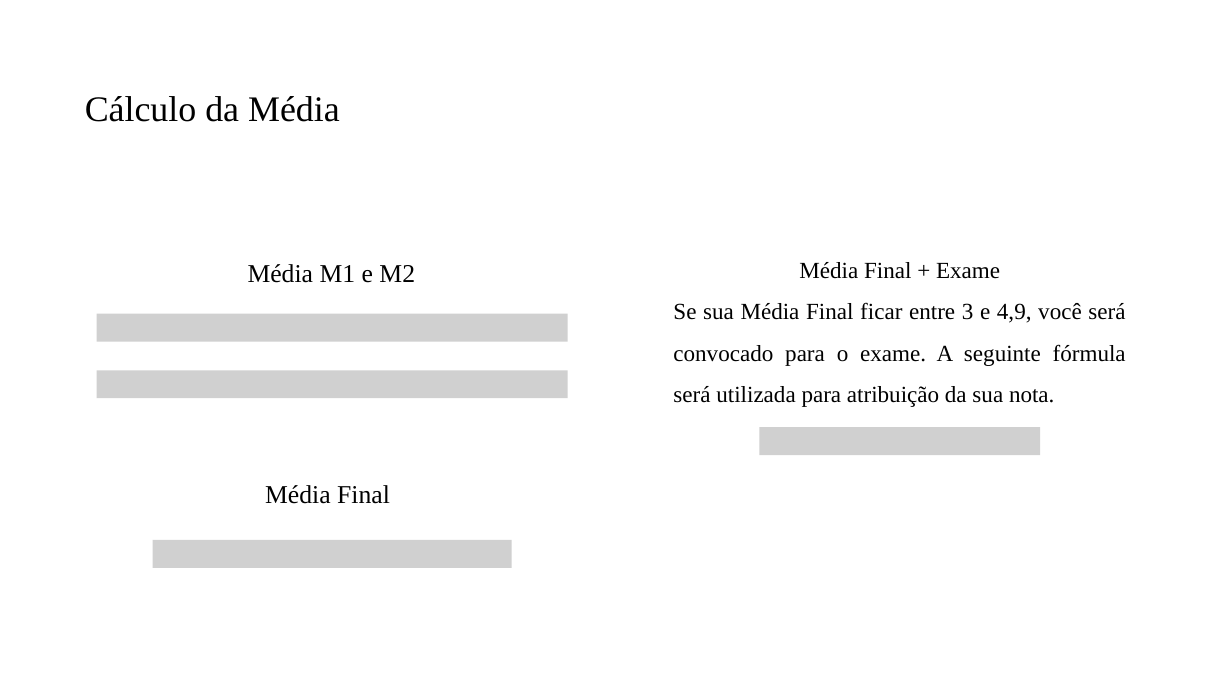
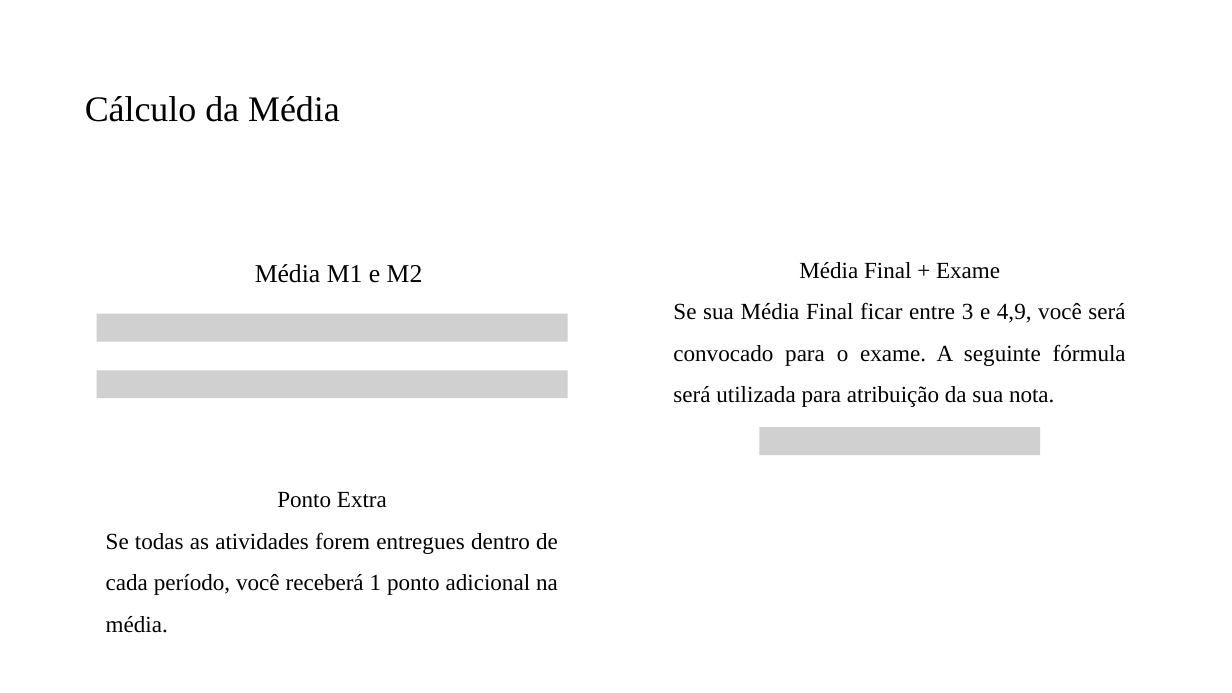
Before and after one commit to PedroMiho/UMC, a slide deck: slide 3 of Lógica e Programação/Módulo 01 - HTML e CSS/Aula 01 - Aula Inaugural/Aula Inaugural.pptx (slide 4 before the commit). Drawn at 1232x693 pixels with LibreOffice and Linux fonts; fonts in the diff are those of the drawing; grey boxes stand for pictures; background and template pictures are left out. Boxes give left, top, right and bottom in pixels: in the first picture for what was removed or moved away, otherwise in the second. Text is boxed around its words. In the diff, an @@ line names an element or a change of style, - is before the commit and + after.

```diff
--- a/Lógica e Programação/Módulo 01 - HTML e CSS/Aula 01 - Aula Inaugural/Aula Inaugural.pptx
+++ b/Lógica e Programação/Módulo 01 - HTML e CSS/Aula 01 - Aula Inaugural/Aula Inaugural.pptx
@@ text "Média M1 e M2": place and size @@
-text "Média M1 e M2" at (248, 264, 415, 283)
+text "Média M1 e M2" at (255, 264, 423, 283)
@@ text added at (106, 492, 558, 633), 18 pt, text #000000 @@
+Ponto Extra
+Se todas as atividades forem entregues dentro de cada período, você receberá 1 ponto adicional na média.
@@ text removed at (265, 485, 390, 504) @@
-Média Final
@@ picture removed at (152, 540, 512, 567) @@
```
Also in this commit, not shown: 1 other slide changed, 24 slides added, 1 slide removed.
